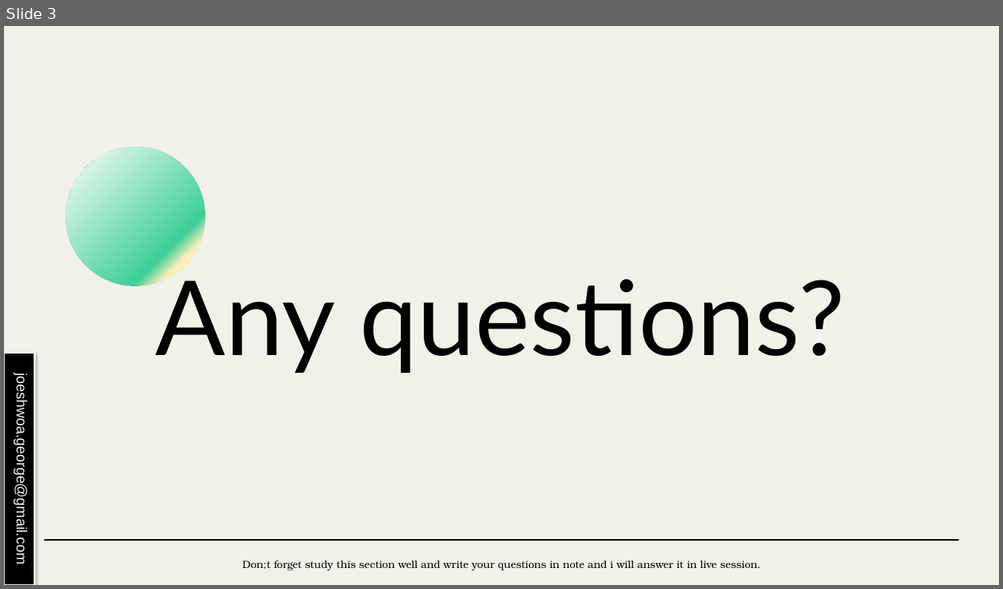
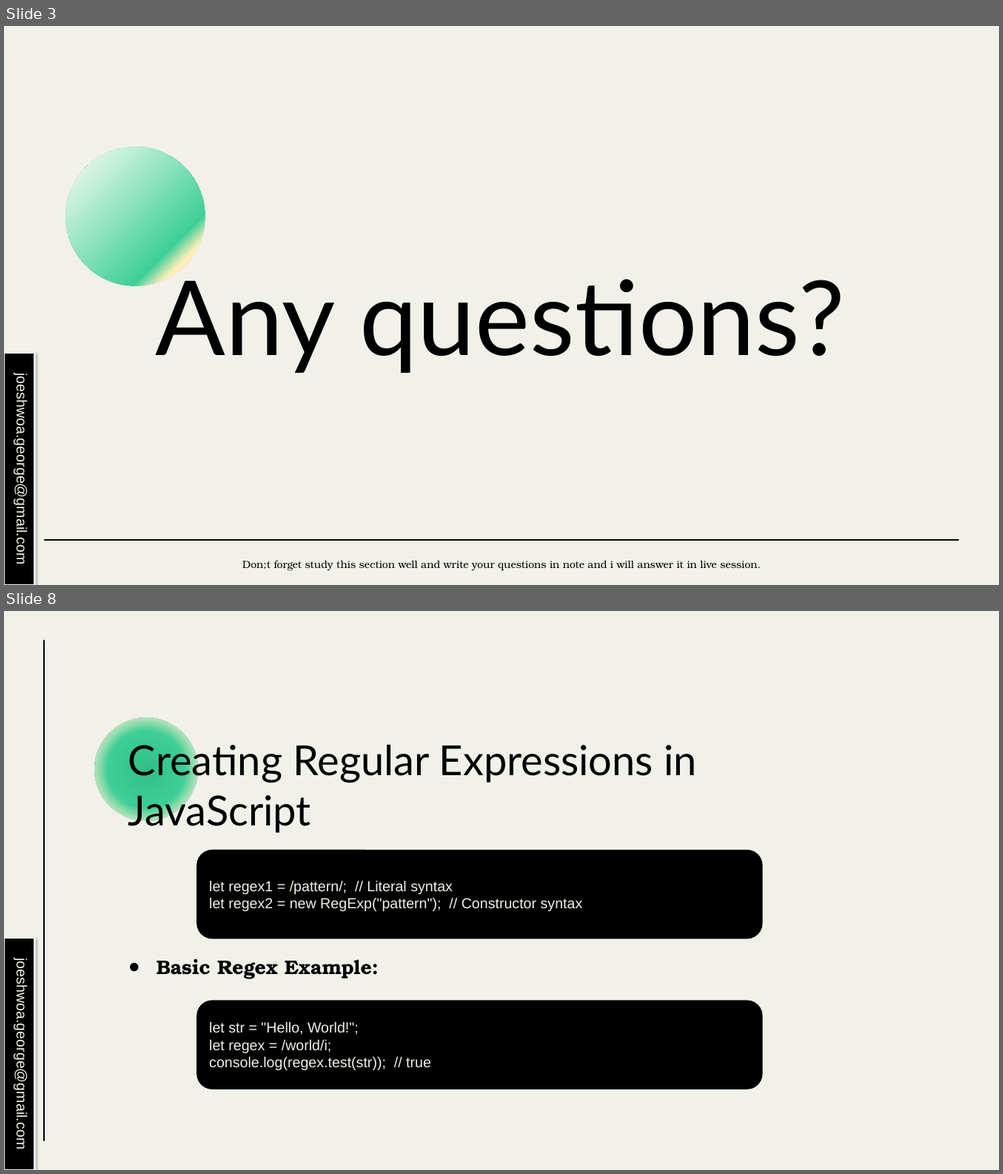
Before and after one commit to joeshwoa/Supabase_course_content, a slide deck: Mastering Supabase Session7.pptx. Shown one above the other, each under a label of ours: slide 3 before the commit, slides 3 and 8 after it; the slides between them are not shown. The pictures are 1003x589 and 1003x1174 pixels, drawn with LibreOffice and Linux fonts; fonts in the diff are those of the drawing. Boxes give left, top, right and bottom in pixels: in the first picture for what was removed or moved away, otherwise in the second. Text is boxed around its words. In the diff, an @@ line names an element or a change of style, - is before the commit and + after.

```diff
--- a/Mastering Supabase Session7.pptx
+++ b/Mastering Supabase Session7.pptx
@@ slide 8 added at box(4, 611, 999, 1170), background #F1F1E9 @@
@@ line added from (44, 641) to (44, 1141), #000000 1.5 pt @@
@@ ellipse added at box(94, 718, 197, 820), fill gradient #FFD966 to #FFFFFF @@
@@ ellipse added at box(94, 718, 197, 820), fill gradient #30C088 to #3FCF99 to #FFFFFF @@
@@ title added at box(128, 740, 697, 833), 40 pt, text #000000 @@
+Creating Regular Expressions in JavaScript
@@ rounded rectangle added at box(198, 851, 762, 939), fill #000000, outline #000000 2 pt, 14 pt, text #F1F1E9 @@
+let regex1 = /pattern/; // Literal syntax
+let regex2 = new RegExp("pattern"); // Constructor syntax
@@ rectangle added at box(5, 938, 35, 1170), fill #000000, outline #F1F1E9 2 pt, 14 pt, text #F1F1E9 @@
+joeshwoa.george@gmail.com
@@ text added at box(156, 959, 378, 980), 19 pt, text #000000, bold @@
+● Basic Regex Example:
@@ rounded rectangle added at box(198, 1002, 762, 1089), fill #000000, outline #000000 2 pt, 14 pt, text #F1F1E9 @@
+let str = "Hello, World!";
+let regex = /world/i;
+console.log(regex.test(str)); // true
```
Also in this commit, not shown: 12 slides changed, 8 other slides added, 13 slides removed, 12 other files.
